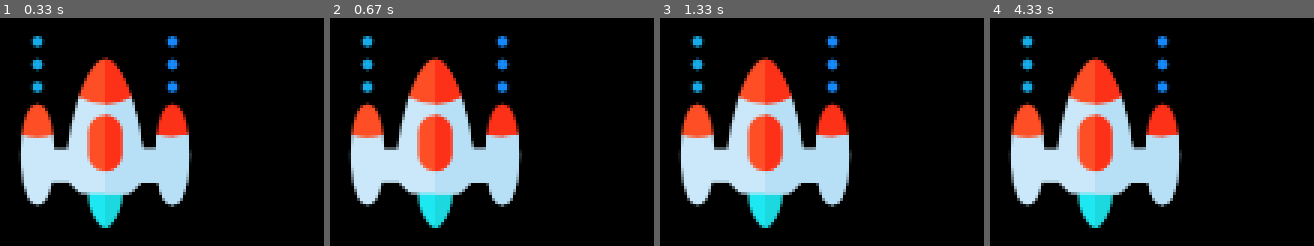
Above: before the commit, frames 1-4 (left to right).
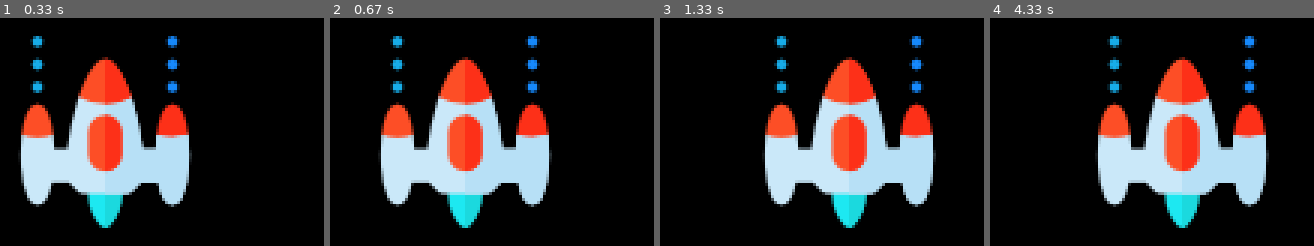
Above: after the commit, the same moments.

Repository: AlkaffAhamed/Space-Invader-PyGame
Game: pygame game, started from main.py
Same seed, same stepped clock (60 frames per second), same inputs: the game is played once before the commit and once after it.
Inputs:
- Up to frame 1 (0.33 s): no input
- Up to frame 2 (0.67 s): hold Right from 0.33 s (still down)
- Up to frame 3 (1.33 s): release Right at 0.8 s; hold Right 0.83-1.3 s
- Up to frame 4 (4.33 s): hold Left 1.33-1.87 s; hold Left 1.9-2.3 s; hold Right 2.33-2.97 s; hold Left 3-3.47 s; hold Right 3.5-3.97 s; hold Right from 4 s (still down)

Frame 1 is identical in both runs. In frame 2, 27% of the frame differs, in the area x 5-69%, y 7-93%; in frame 3, 33%; in frame 4, 33%, in the area x 5-87%, y 7-93%.

Commit message:
08 Moving the spaceship left and right - Create global `playerX_change = 0` - Use `playerX_change = 0.5` for right and `-0.5` for left and `0` for key release - After checking Keystroke events, `playerX += playerX_change`

Diff:
--- a/main.py
+++ b/main.py
@@ -14,6 +14,7 @@
 # Player
 playerImg = pygame.image.load("res/player.png")
 playerX, playerY = 370, 480
+playerX_change = 0
 
 
 def player(x, y):
@@ -32,17 +33,15 @@
 
         # Keystroke events
         if event.type == pygame.KEYDOWN:
-            print("Key pressed")
             if event.key == pygame.K_LEFT:
-                print("Left key pressed!")
+                playerX_change = -0.5
             if event.key == pygame.K_RIGHT:
-                print("Right key pressed!")
+                playerX_change = 0.5
 
         if event.type == pygame.KEYUP:
             if event.key == pygame.K_LEFT or event.key == pygame.K_RIGHT:
-                print("Key released!")
-            else:
-                print("Random Key released!")
+                playerX_change = 0
 
+    playerX += playerX_change
     player(playerX, playerY)
     pygame.display.update()  # Very important line to display changes
